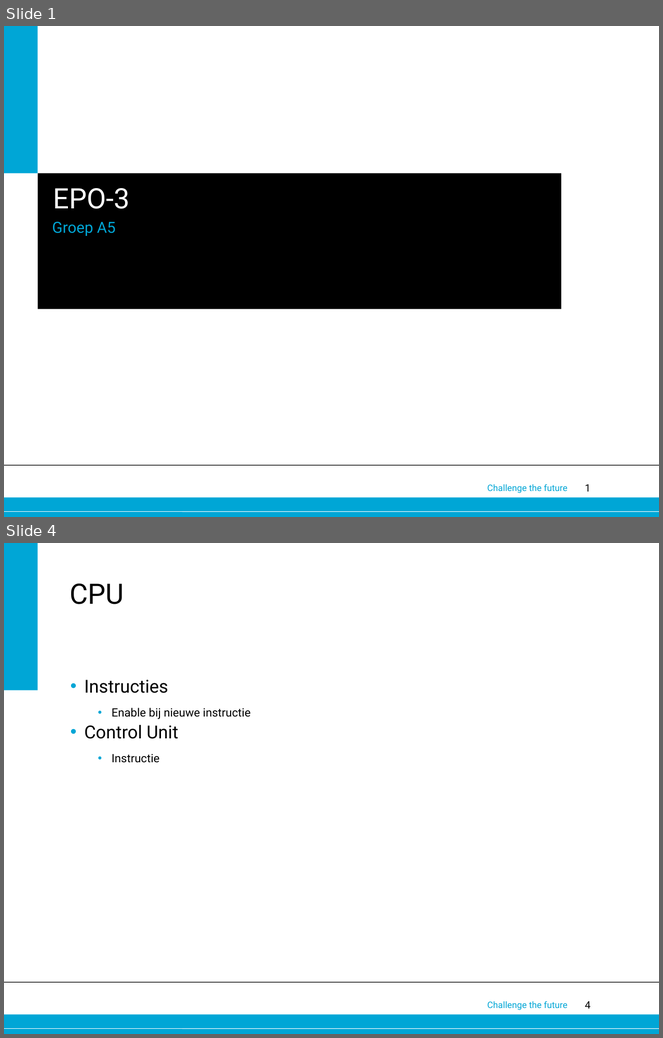
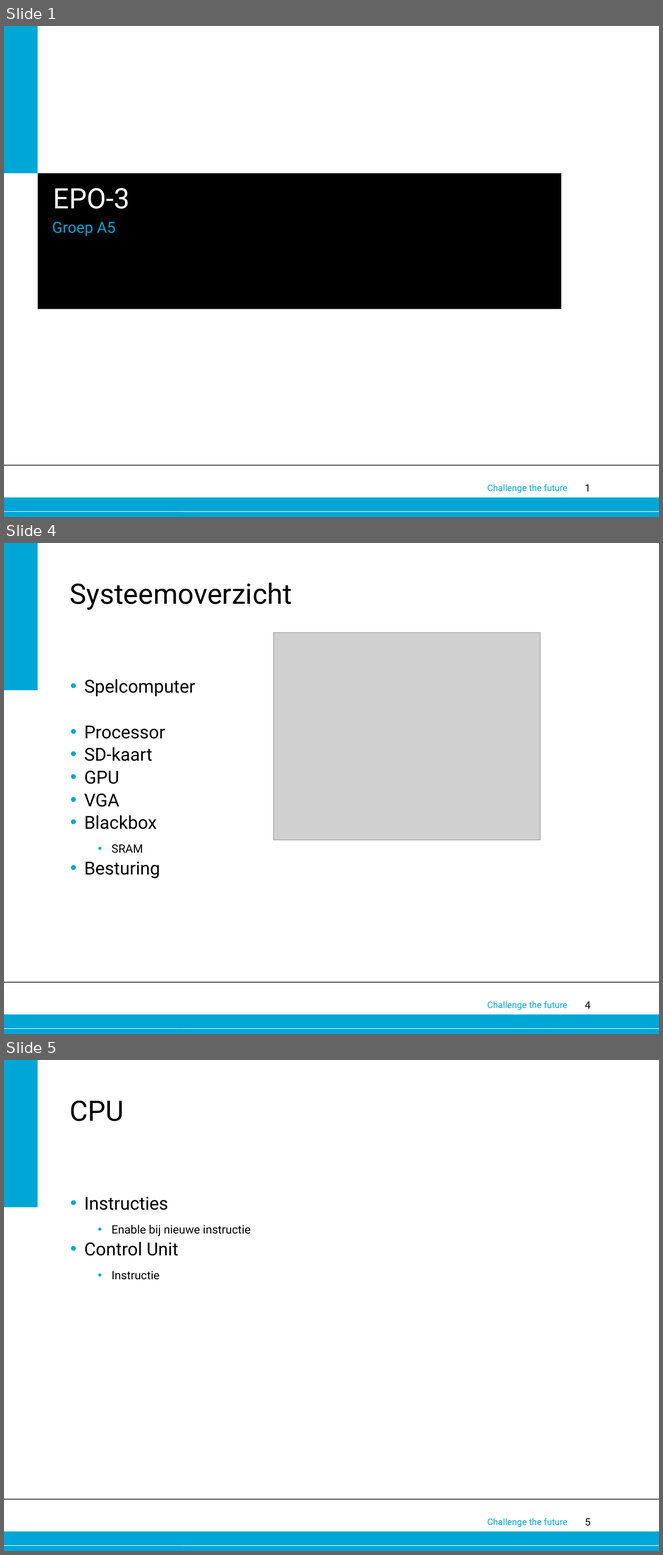
Before and after one commit to 0v3rf10w/epo3a5, a slide deck: Eindpresentatie.pptx. Shown one above the other, each under a label of ours: slides 1 and 4 before the commit, slides 1, 4 and 5 after it; the slides between them are not shown. The pictures are 663x1038 and 663x1555 pixels, drawn with LibreOffice and Linux fonts; fonts in the diff are those of the drawing; grey boxes stand for pictures; background and template pictures are left out. Boxes give left, top, right and bottom in pixels: in the first picture for what was removed or moved away, otherwise in the second. Text is boxed around its words. In the diff, an @@ line names an element or a change of style, - is before the commit and + after.

```diff
--- a/Eindpresentatie.pptx
+++ b/Eindpresentatie.pptx
@@ slide 4 added at [4, 543, 659, 1034], background #FFFFFF; not listed: 6 template elements that a slide beside it also shows @@
@@ title added at [70, 583, 292, 610], 44 pt, text #000000 @@
+Systeemoverzicht
@@ picture added at [273, 633, 540, 840] @@
@@ text added at [84, 679, 195, 878], 28 pt, text #000000 @@
+• Spelcomputer
+• Processor
+• SD-kaart
+• GPU
+• VGA
+• Blackbox
+  • SRAM
+• Besturing
@@ what was slide 4 is now slide 5 @@
@@ page number at [585, 1519, 591, 1526]: text changed @@
-4
+5
```
Also in this commit, not shown: 8 other slides added, 2 slides removed, 1 other file.
